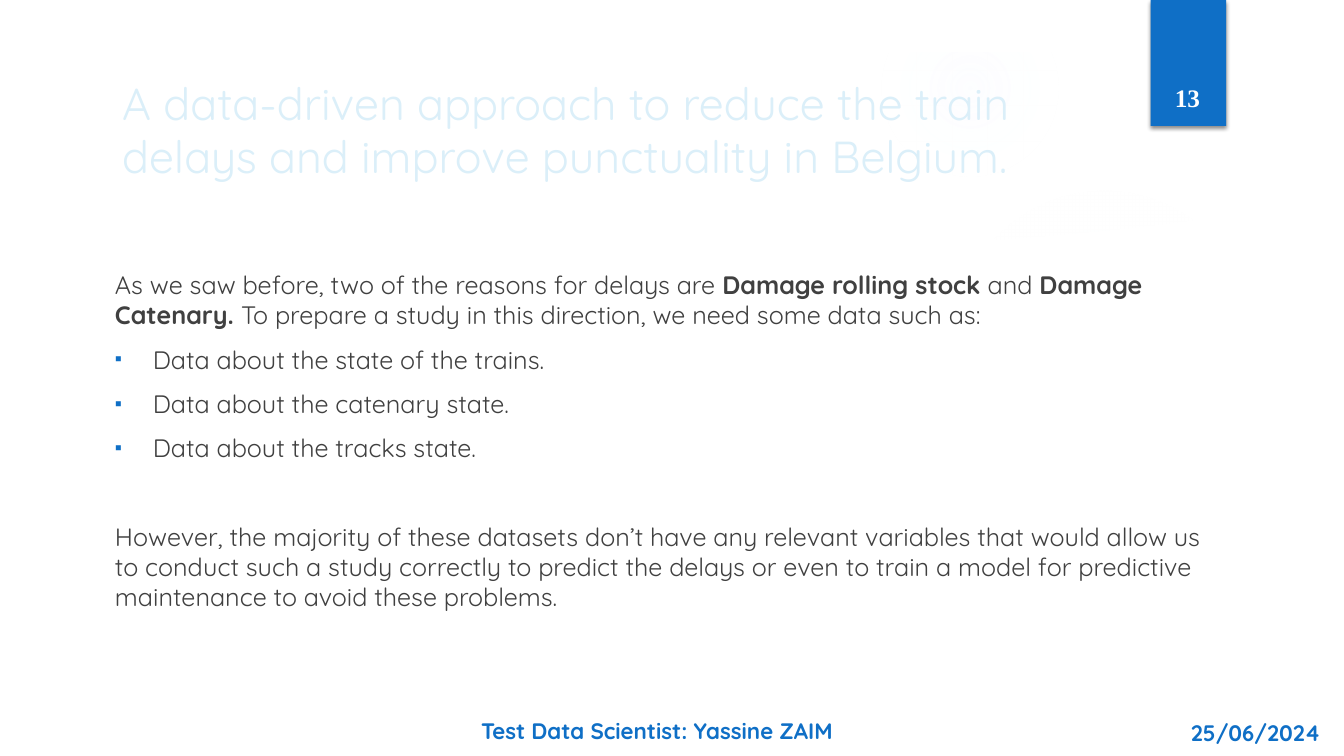
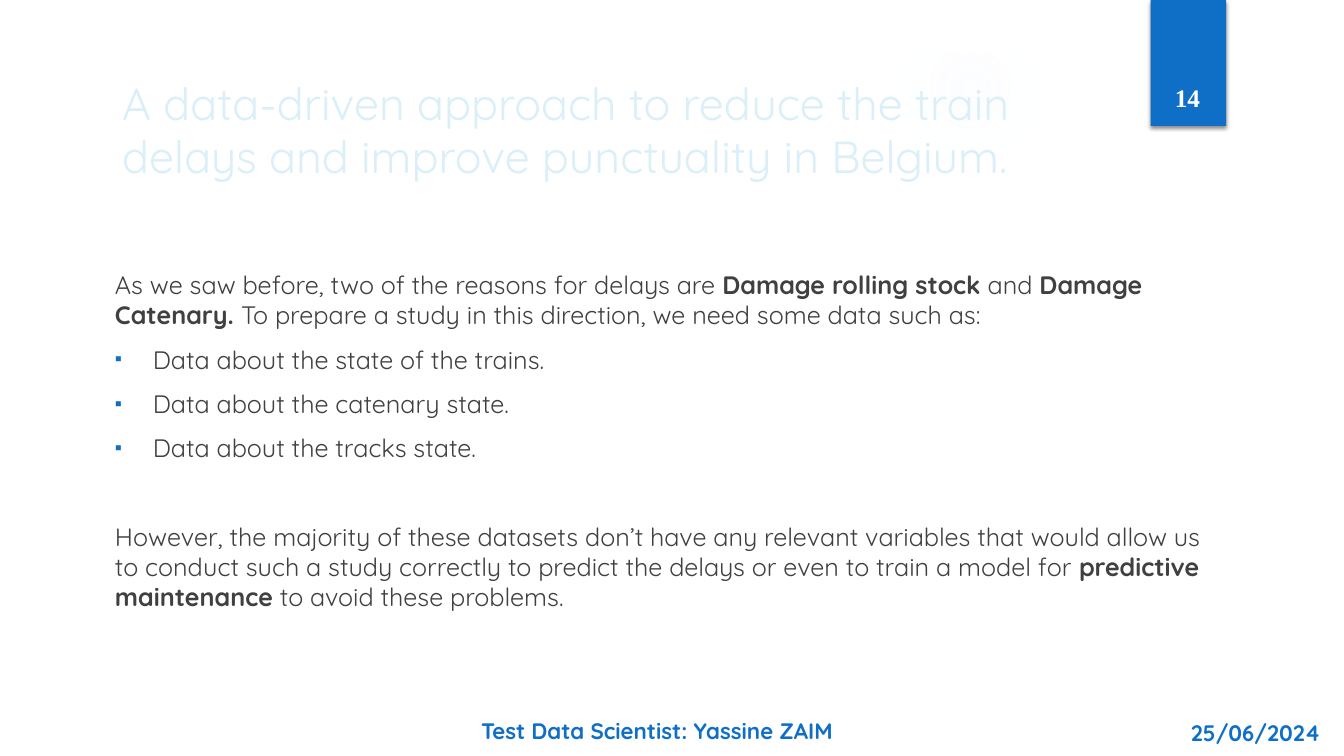
Before and after one commit to ZaimYassine/Ypto-test-Yassine-Zaim, a slide deck: slide 14 of Test_Data_Scientist_Yassine_ZAIM.pptx (slide 13 before the commit). Drawn at 1344x756 pixels with LibreOffice and Linux fonts; fonts in the diff are those of the drawing; background and template pictures are left out. Boxes give left, top, right and bottom in pixels: in the first picture for what was removed or moved away, otherwise in the second. Text is boxed around its words. In the diff, an @@ line names an element or a change of style, - is before the commit and + after.

```diff
--- a/Test_Data_Scientist_Yassine_ZAIM.pptx
+++ b/Test_Data_Scientist_Yassine_ZAIM.pptx
@@ page number at bbox=[1175, 90, 1200, 107]: text changed @@
-13
+14
@@ text at bbox=[115, 527, 1200, 611]: bold on in "predictive maintenance" @@
```
Also in this commit, not shown: 11 other slides changed, 1 slide added, 2 other files.
